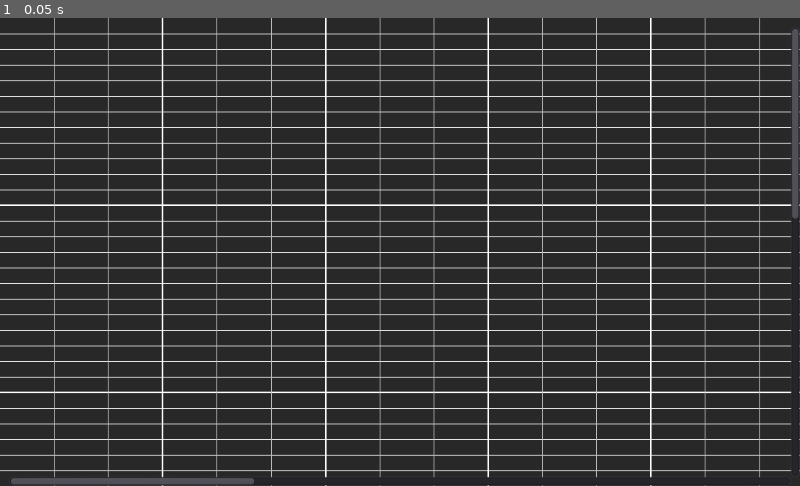
Above: before the commit, frame 1.
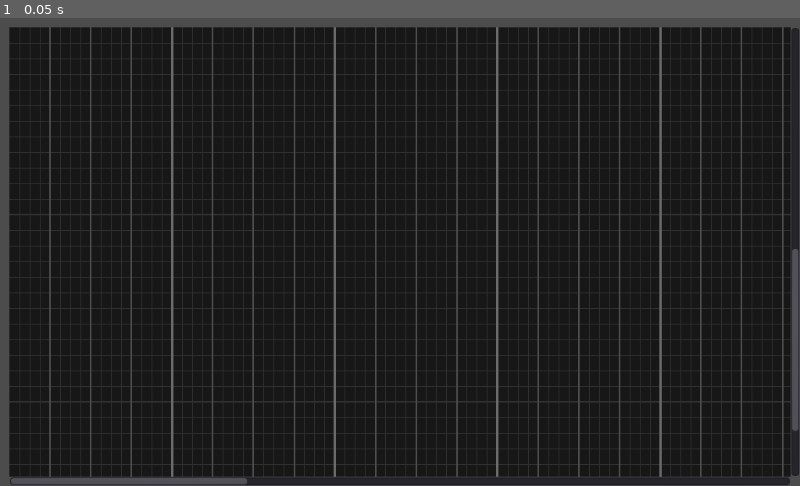
Above: after the commit, the same moment.

Repository: SeleDreams/Godot-PianoRoll
Game: Godot game, scene res://views/MidiEditor/MidiEditor.tscn
Same seed, same stepped clock (60 frames per second), same inputs: the game is played once before the commit and once after it. The project has no main scene, so this scene is started directly.
Inputs:
- Up to frame 1 (0.05 s): no input

The runs differ from the first frame. In frame 1, 19% of the frame differs, in the area x 0-100%, y 0-100%.

Commit message:
Implemented basics of scrolling in a quick and dirty way

Diff:
--- a/views/MidiEditor/MidiDrawArea.gd
+++ b/views/MidiEditor/MidiDrawArea.gd
@@ -4,6 +4,10 @@
 
 export var timesig_numerator : int = 4
 export var timesig_denominator : int = 4
+
+export var quantization_numerator : int = 1
+export var quantization_denominator : int = 16
+
 export var bpm : int = 120
 export var horizontal_scale : float = 50
 export var vertical_scale : float = 20
@@ -32,32 +36,47 @@
 var total_horizontal_size : float
 var total_vertical_size : float
 
+export var bar_color : Color
+export var beat_color : Color
+export var quantization_color : Color
+export var octave_color : Color
+export var note_color : Color
+export var background_color : Color
+
 # Called when the node enters the scene tree for the first time.
 func _ready():
 	update_zoom()
 
 func clear_background():
-	draw_rect(Rect2(Vector2.ZERO,Vector2(draw_width,draw_height)),Color(40 as float / 255,40 as float / 255,40 as float / 255,1))
+	draw_rect(Rect2(Vector2.ZERO,Vector2(draw_width,draw_height)),background_color)
 
 func draw_beats():
 	var bpm_factor = 100 as float / bpm
 	for i in range(1,bars * timesig_numerator):
 			var beat_pos = Vector2((space_between_bars * i / timesig_numerator / timesig_denominator * bpm_factor) - horizontal_offset,0)
 			if beat_pos.x < rect_size.x and beat_pos.x > 0:
-				draw_line(beat_pos,beat_pos + Vector2(0,draw_height),Color.gray)
+				draw_line(beat_pos,beat_pos + Vector2(0,draw_height),beat_color,2.0)
+
+func draw_quantization():
+	var bpm_factor = 100 as float / bpm
+	for i in range(1,bars * quantization_denominator):
+			var beat_pos = Vector2((space_between_bars * i / quantization_denominator / timesig_denominator * bpm_factor) - horizontal_offset,0)
+			if beat_pos.x < rect_size.x and beat_pos.x > 0:
+				draw_line(beat_pos,beat_pos + Vector2(0,draw_height),quantization_color,1.0)
 
 func draw_bars():
 	var bpm_factor = 100 as float / bpm
-	for i in range(1,bars + 1):
+	for i in range(0,bars + 1):
 		var bar_pos = Vector2((space_between_bars * i / timesig_denominator * bpm_factor) - horizontal_offset ,0)
 		if bar_pos.x < rect_size.x and bar_pos.x > 0:
-			draw_line( bar_pos,bar_pos + Vector2(0,draw_height),Color.white,2.0)
+			draw_line( bar_pos,bar_pos + Vector2(0,draw_height),bar_color,3.0)
 
 func draw_octaves():
-	for i in range(1,number_octaves * octave_notes + 1):
+	for i in range(1,number_octaves * octave_notes):
 		var octave_pos = Vector2(0,space_between_notes * i) - Vector2(0,vertical_offset)
 		var line_size : int = 1 if i % octave_notes != 0 else 2
-		draw_line(octave_pos,octave_pos + Vector2(draw_width,0),Color.white,line_size)
+		if octave_pos.y < rect_size.y and octave_pos.y > 0:
+			draw_line(octave_pos,octave_pos + Vector2(draw_width,0),note_color,line_size)
 #		for j in range(0,octave_notes):
 #			var note_pos = (octave_pos + Vector2(0,j * space_between_notes)) + Vector2(0,vertical_offset)
 #			draw_line(note_pos,note_pos + Vector2(0,draw_width),Color.white)
@@ -68,12 +87,13 @@
 	space_between_bars = horizontal_scale * hzoom
 	space_between_notes = vertical_scale * vzoom
 	var bpm_factor = 100 as float / bpm
-	total_horizontal_size = (space_between_bars * bars / timesig_denominator * bpm_factor) + 2
+	total_horizontal_size = (space_between_bars * bars / timesig_denominator * bpm_factor) + 20
 	total_vertical_size = space_between_notes * number_octaves * octave_notes
 	update()
 
 func _draw():
 	clear_background()
 	draw_octaves()
+	draw_quantization()
 	draw_beats()
 	draw_bars()
--- a/views/MidiEditor/MidiEditor.gd
+++ b/views/MidiEditor/MidiEditor.gd
@@ -4,11 +4,12 @@
 var previous_h_scroll : float
 var h_scrollbar : HScrollBar
 var v_scrollbar : VScrollBar
-
+export var horizontal_increments : float
+export var vertical_increments : float
 onready var midi_draw_area : MidiDrawArea = $MidiDrawArea
 func _ready():
-	h_scrollbar = midi_draw_area.get_node("HScrollBar")
-	v_scrollbar = midi_draw_area.get_node("VScrollBar")
+	h_scrollbar = get_node("HScrollBar")
+	v_scrollbar = get_node("VScrollBar")
 	v_scrollbar.connect("value_changed",self,"update_offsets")
 	h_scrollbar.connect("value_changed",self,"update_offsets")
 	connect("resized",self,"update_draw_area")
@@ -16,6 +17,7 @@
 	midi_draw_area.hzoom = min(midi_draw_area.min_h_zoom,midi_draw_area.max_h_zoom / 2)
 	midi_draw_area.vzoom = min(midi_draw_area.min_v_zoom,midi_draw_area.max_v_zoom / 2)
 	update_draw_area()
+	v_scrollbar.value = v_scrollbar.max_value / 2
 
 func _input(event):
 	if event is InputEventMouseButton:
@@ -42,16 +44,25 @@
 					update_draw_area()
 				v_scrollbar.max_value = midi_draw_area.total_vertical_size
 				v_scrollbar.value = previous_value * v_scrollbar.max_value / previous_max_value
-
+		else:
+			if Input.is_key_pressed(KEY_SHIFT):
+				if event.button_index == BUTTON_WHEEL_UP:
+					h_scrollbar.value -= horizontal_increments
+				elif event.button_index == BUTTON_WHEEL_DOWN:
+					h_scrollbar.value += horizontal_increments
+			else:
+				if event.button_index == BUTTON_WHEEL_UP:
+					v_scrollbar.value -= vertical_increments
+				elif event.button_index == BUTTON_WHEEL_DOWN:
+					v_scrollbar.value += vertical_increments
 
 func update_draw_area():
-	midi_draw_area.update_zoom()
 	h_scrollbar.max_value = midi_draw_area.total_horizontal_size
-	h_scrollbar.page = rect_size.x
+	h_scrollbar.page =  midi_draw_area.rect_size.x
 	v_scrollbar.max_value = midi_draw_area.total_vertical_size
-	v_scrollbar.page = rect_size.y
-	midi_draw_area.draw_width = rect_size.x
-	midi_draw_area.draw_height = rect_size.y
+	v_scrollbar.page =  midi_draw_area.rect_size.y
+	midi_draw_area.draw_width = midi_draw_area.rect_size.x
+	midi_draw_area.draw_height =  midi_draw_area.rect_size.y
 	midi_draw_area.update_zoom()
 
 func update_offsets(value):
--- a/views/MidiEditor/MidiEditor.tscn
+++ b/views/MidiEditor/MidiEditor.tscn
@@ -10,16 +10,21 @@
 __meta__ = {
 "_edit_use_anchors_": false
 }
+horizontal_increments = 15.0
+vertical_increments = 15.0
 
 [node name="MidiDrawArea" type="Control" parent="."]
 anchor_right = 1.0
 anchor_bottom = 1.0
+margin_left = 12.0
+margin_top = 12.0
+margin_right = -12.0
+margin_bottom = -12.0
 rect_min_size = Vector2( 600, 0 )
 script = ExtResource( 1 )
 __meta__ = {
 "_edit_use_anchors_": false
 }
-timesig_numerator = 3
 horizontal_scale = 100.0
 vertical_scale = 10.0
 bars = 16
@@ -28,8 +33,14 @@
 max_v_zoom = 5.0
 min_v_zoom = 2.0
 number_octaves = 6
+bar_color = Color( 0.419608, 0.419608, 0.419608, 1 )
+beat_color = Color( 0.305882, 0.305882, 0.305882, 1 )
+quantization_color = Color( 0.192157, 0.192157, 0.192157, 1 )
+octave_color = Color( 0.396078, 0.396078, 0.396078, 1 )
+note_color = Color( 0.196078, 0.196078, 0.196078, 1 )
+background_color = Color( 0.0901961, 0.0901961, 0.0901961, 1 )
 
-[node name="HScrollBar" type="HScrollBar" parent="MidiDrawArea"]
+[node name="HScrollBar" type="HScrollBar" parent="."]
 anchor_top = 1.0
 anchor_right = 1.0
 anchor_bottom = 1.0
@@ -42,13 +53,15 @@
 "_edit_use_anchors_": false
 }
 
-[node name="VScrollBar" type="VScrollBar" parent="MidiDrawArea"]
+[node name="VScrollBar" type="VScrollBar" parent="."]
 anchor_left = 1.0
 anchor_right = 1.0
 anchor_bottom = 1.0
 margin_left = -12.0
 margin_top = 12.0
 margin_bottom = -12.0
+max_value = 1440.0
+page = 600.0
 __meta__ = {
 "_edit_use_anchors_": false
 }
